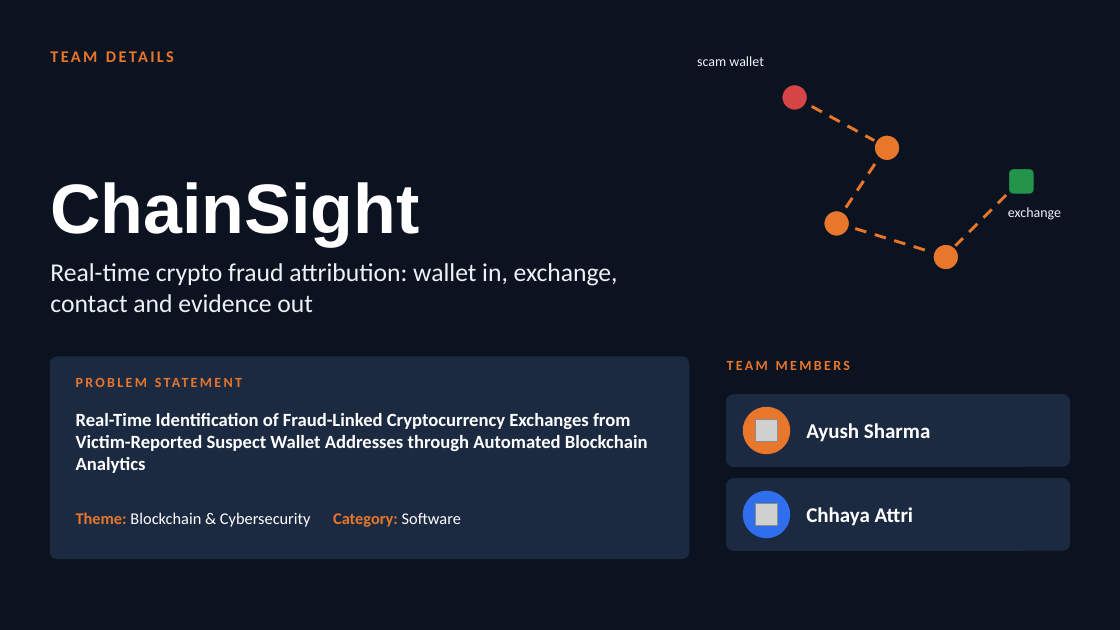
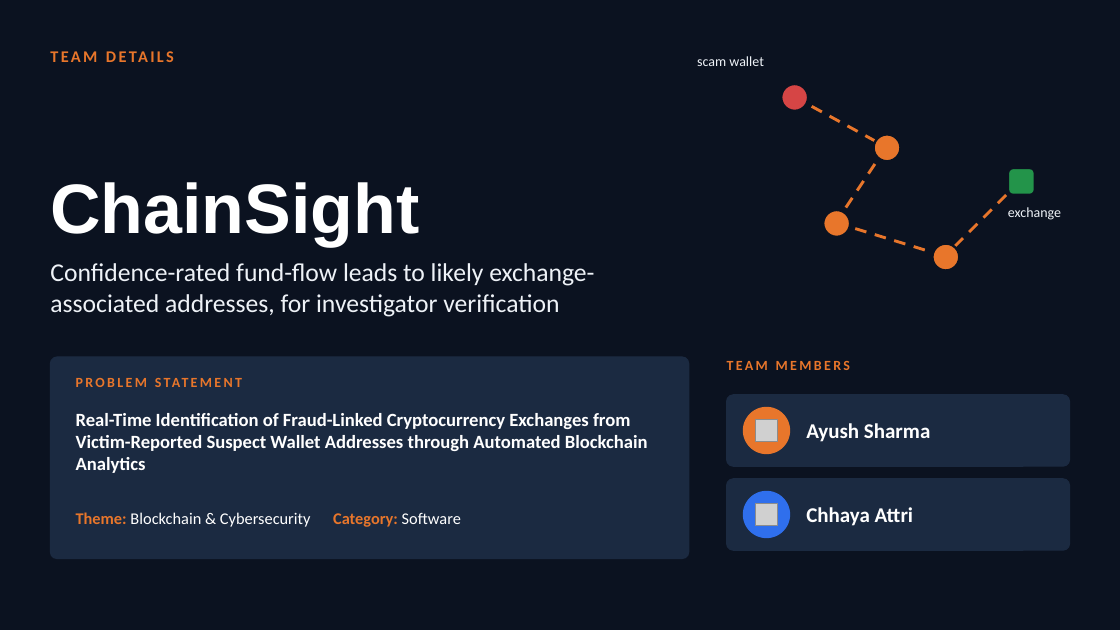
Before and after one commit to sharmaayush2506/ChainSight, a slide deck: slide 1 of docs/pitch/ChainSight_Round1_9slides.pptx. Drawn at 1120x630 pixels with LibreOffice and Linux fonts; fonts in the diff are those of the drawing; grey boxes stand for pictures. Boxes give left, top, right and bottom in pixels: in the first picture for what was removed or moved away, otherwise in the second. Text is boxed around its words. In the diff, an @@ line names an element or a change of style, - is before the commit and + after.

```diff
--- a/docs/pitch/ChainSight_Round1_9slides.pptx
+++ b/docs/pitch/ChainSight_Round1_9slides.pptx
@@ text at box(50, 263, 594, 317): text changed @@
-Real-time crypto fraud attribution: wallet in, exchange, contact and evidence out
+Confidence-rated fund-flow leads to likely exchange-associated addresses, for investigator verification
```
Also in this commit, not shown: 5 other slides changed, 2 slides added, 2 slides removed, 1 other file.
